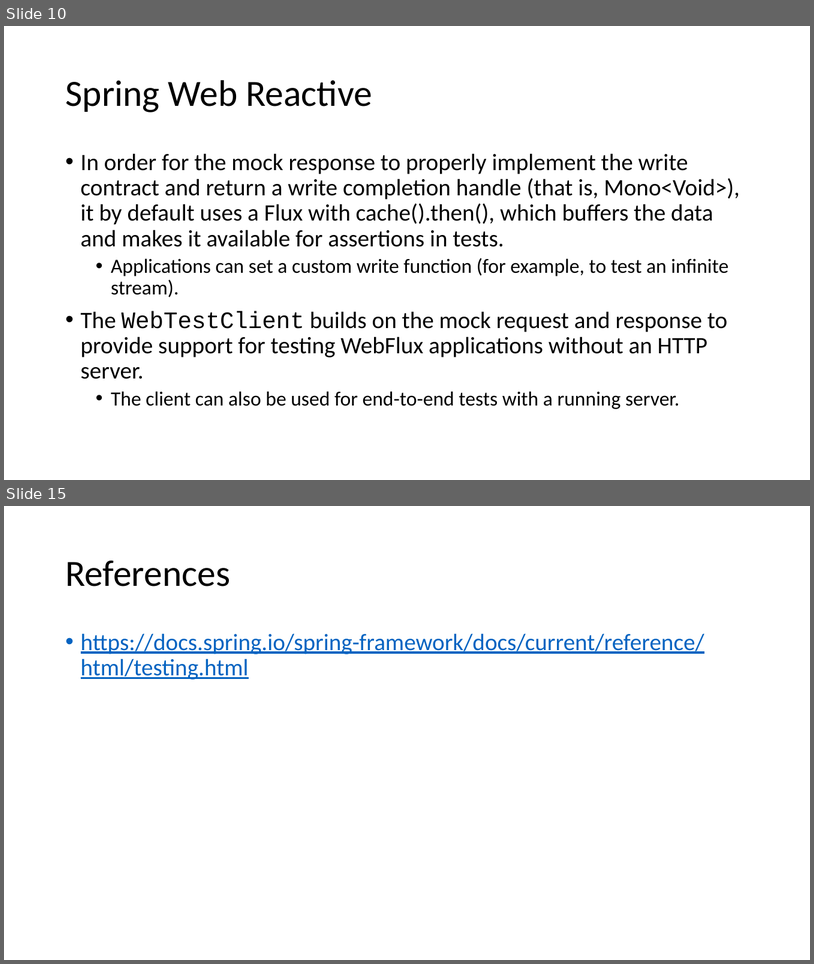
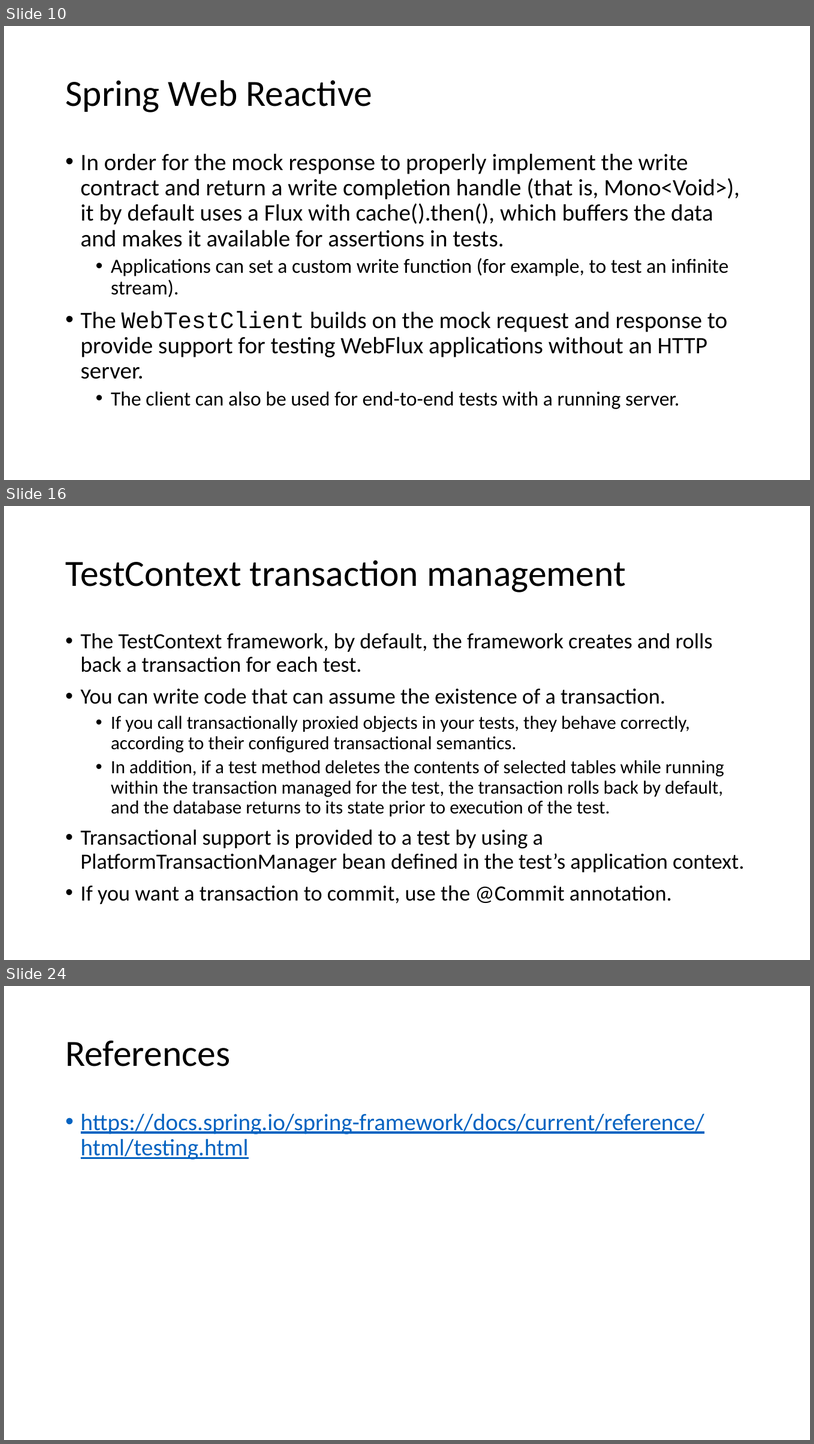
Before and after one commit to cebartling/test-driven, a slide deck: presentations/Introduction to Spring Framework Testing.pptx. Shown one above the other, each under a label of ours: slides 10 and 15 before the commit, slides 10, 16 and 24 after it; the slides between them are not shown. The pictures are 814x964 and 814x1444 pixels, drawn with LibreOffice and Linux fonts; fonts in the diff are those of the drawing. Boxes give left, top, right and bottom in pixels: in the first picture for what was removed or moved away, otherwise in the second. Text is boxed around its words. In the diff, an @@ line names an element or a change of style, - is before the commit and + after.

Commit message:
Updates to Spring Framework testing support presentation

```diff
--- a/presentations/Introduction to Spring Framework Testing.pptx
+++ b/presentations/Introduction to Spring Framework Testing.pptx
@@ slide 16 added at (4, 506, 810, 960), background #FFFFFF @@
@@ title added at (65, 560, 626, 592), 44 pt, text #000000 @@
+TestContext transaction management
@@ text added at (81, 633, 744, 904), 22.2 pt, text #000000 @@
+• The TestContext framework, by default, the framework creates and rolls back a transaction for each test.
+• You can write code that can assume the existence of a transaction.
+  • If you call transactionally proxied objects in your tests, they behave correctly, according to their configured transactional semantics.
+  • In addition, if a test method deletes the contents of selected tables while running within the transaction managed for the test, the transaction rolls back by default, and the database returns to its state prior to execution of the test.
+• Transactional support is provided to a test by using a PlatformTransactionManager bean defined in the test’s application context.
+• If you want a transaction to commit, use the @Commit annotation.
@@ what was slide 15 is now slide 24 @@
```
Also in this commit, not shown: 8 other slides added.
